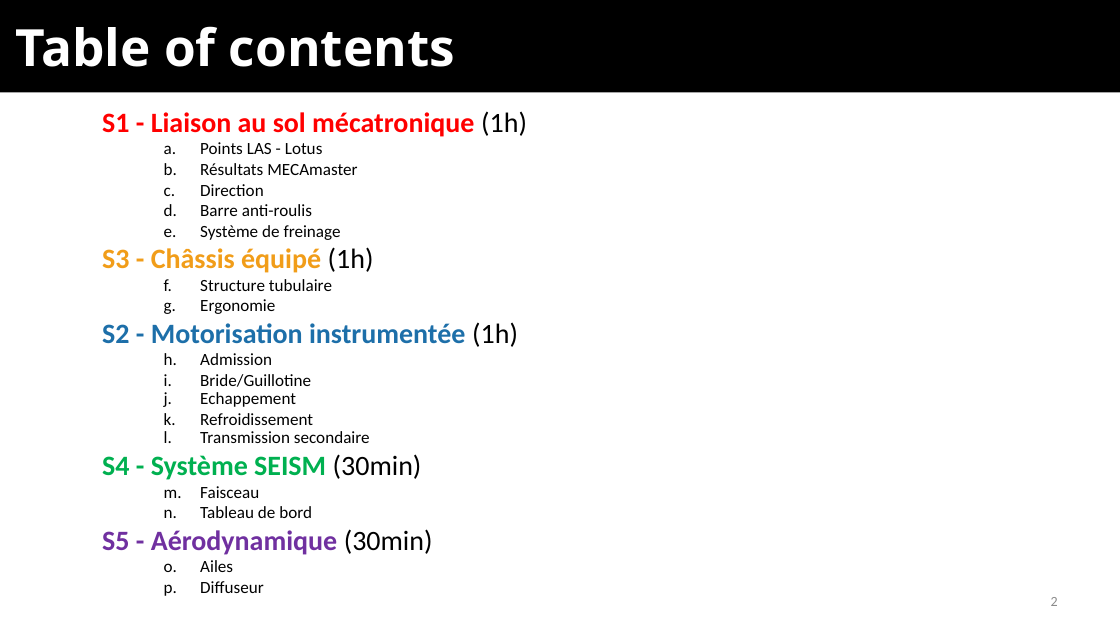
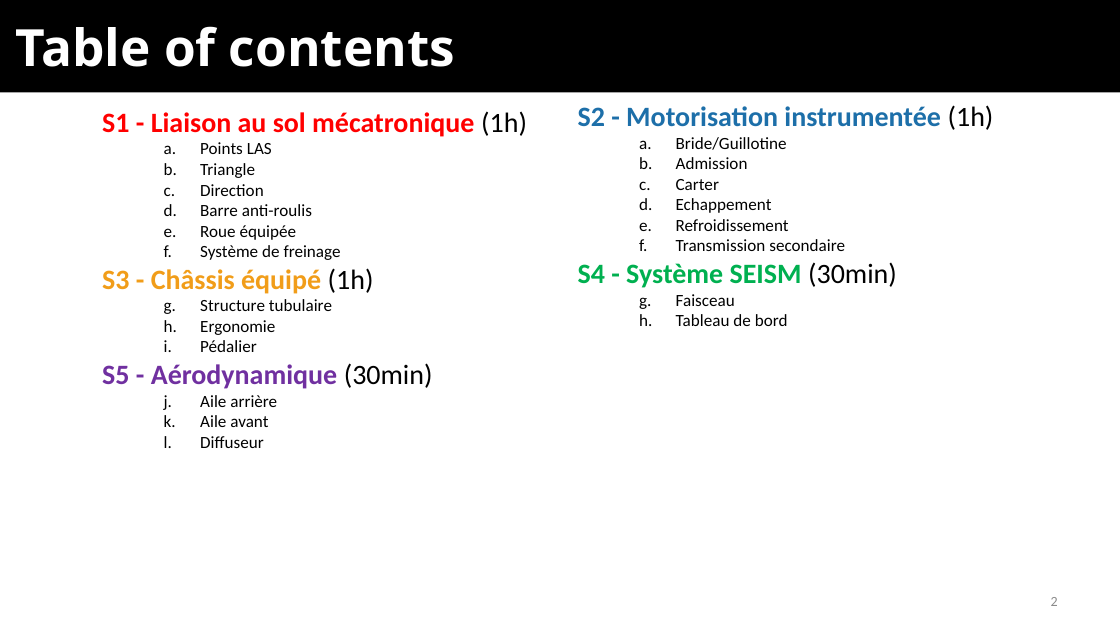
Before and after one commit to EOSCogniton/Ressources2020, a slide deck: slide 2 of TO_TOPs/05_Top_Synth/Template v2.0.pptx. Drawn at 1120x630 pixels with LibreOffice and Linux fonts; fonts in the diff are those of the drawing; background and template pictures are left out. Boxes give left, top, right and bottom in pixels: in the first picture for what was removed or moved away, otherwise in the second. Text is boxed around its words. In the diff, an @@ line names an element or a change of style, - is before the commit and + after.

```diff
--- a/TO_TOPs/05_Top_Synth/Template v2.0.pptx
+++ b/TO_TOPs/05_Top_Synth/Template v2.0.pptx
@@ text added at [578, 105, 994, 326], 11 pt, text #000000 @@
+S2 - Motorisation instrumentée (1h)
+  a. Bride/Guillotine
+  b. Admission
+  c. Carter
+  d. Echappement
+  e. Refroidissement
+  f. Transmission secondaire
+S4 - Système SEISM (30min)
+  a. Faisceau
+  b. Tableau de bord
@@ text at [200, 142, 272, 178]: text changed @@
-  a. Points LAS - Lotus
-  b. Résultats MECAmaster
+  a. Points LAS
+  b. Triangle
@@ text at [200, 225, 297, 240]: paragraph added @@
+  e. Roue équipée
@@ text at [200, 340, 257, 352]: text changed @@
-S2 - Motorisation instrumentée (1h)
-  a. Admission
-  b. Bride/Guillotine
-  c. Echappement
-  d. Refroidissement
-  e. Transmission secondaire
-S4 - Système SEISM (30min)
-  a. Faisceau
-  b. Tableau de bord
+  c. Pédalier
@@ text at [200, 395, 277, 427]: text changed @@
-  a. Ailes
+  a. Aile arrière
+  b. Aile avant
```
Also in this commit, not shown: 40 slides added, 10 slides removed, 1 other file.
